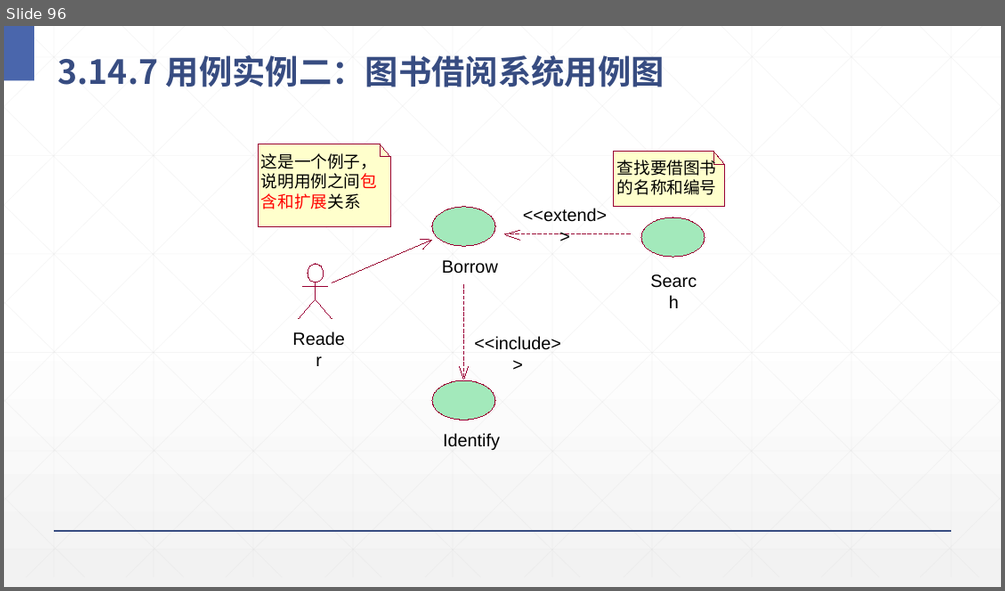
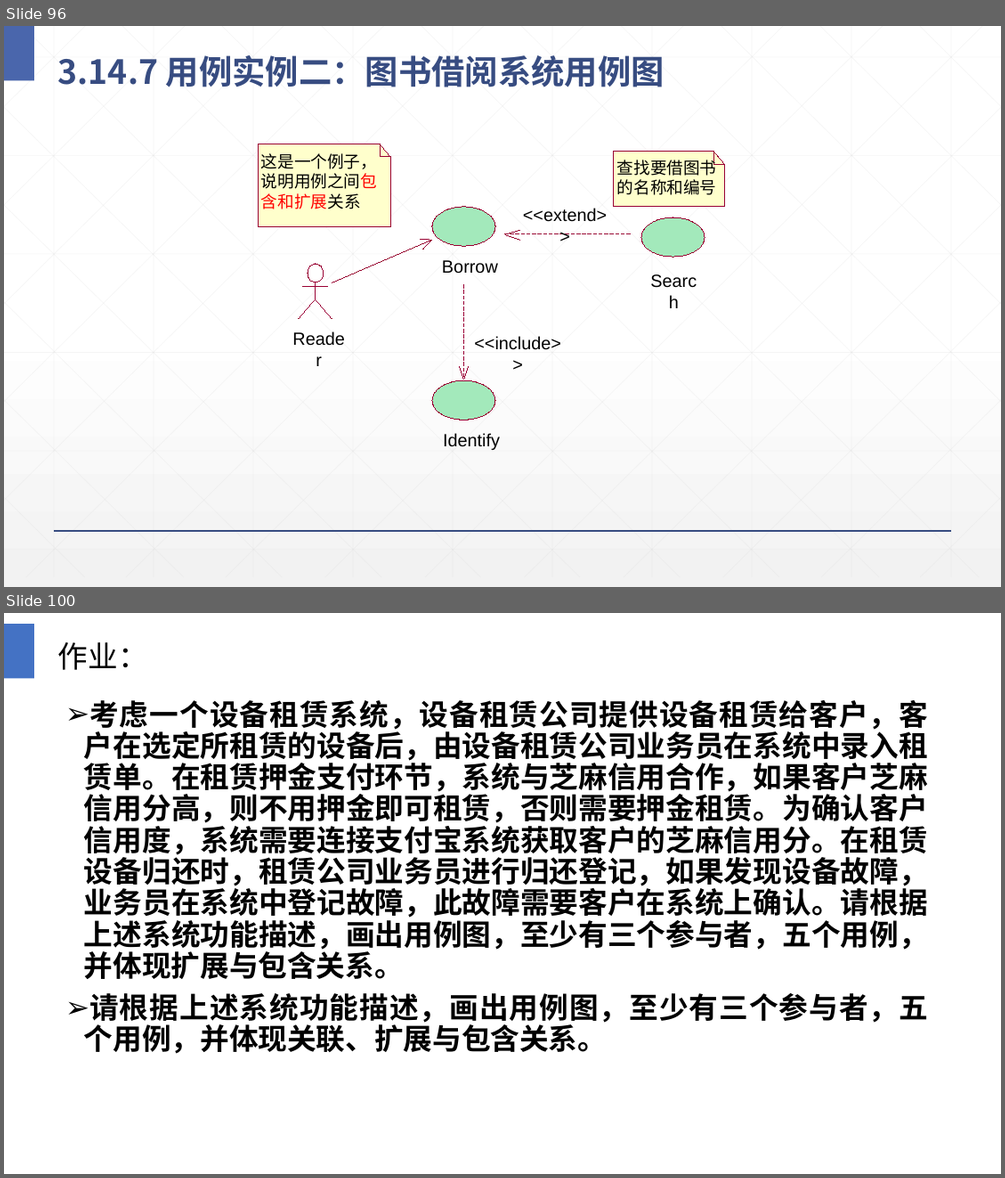
Before and after one commit to Panamera-Turbo/Software_Engineering, a slide deck: 3需求分析.pptx. Shown one above the other, each under a label of ours: slide 96 before the commit, slides 96 and 100 after it; the slides between them are not shown. The pictures are 1005x591 and 1005x1178 pixels, drawn with LibreOffice and Linux fonts; fonts in the diff are those of the drawing. Boxes give left, top, right and bottom in pixels: in the first picture for what was removed or moved away, otherwise in the second. Text is boxed around its words. In the diff, an @@ line names an element or a change of style, - is before the commit and + after.

```diff
--- a/3需求分析.pptx
+++ b/3需求分析.pptx
@@ slide 100 added at (4,613,1001,1174), background #FFFFFF @@
@@ rectangle added at (4,624,34,678), fill #4472C4 @@
@@ title added at (58,642,148,670), 28.8 pt, text #000000 @@
+作业：
@@ text added at (84,700,928,1054), 28 pt, text #000000, bold @@
+➢ 考虑一个设备租赁系统，设备租赁公司提供设备租赁给客户，客户在选定所租赁的设备后，由设备租赁公司业务员在系统中录入租赁单。在租赁押金支付环节，系统与芝麻信用合作，如果客户芝麻信用分高，则不用押金即可租赁，否则需要押金租赁。为确认客户信用度，系统需要连接支付宝系统获取客户的芝麻信用分。在租赁设备归还时，租赁公司业务员进行归还登记，如果发现设备故障，业务员在系统中登记故障，此故障需要客户在系统上确认。请根据上述系统功能描述，画出用例图，至少有三个参与者，五个用例，并体现扩展与包含关系。
+➢ 请根据上述系统功能描述，画出用例图，至少有三个参与者，五个用例，并体现关联、扩展与包含关系。
```
Also in this commit, not shown: 4 other slides added, 7 other files.
